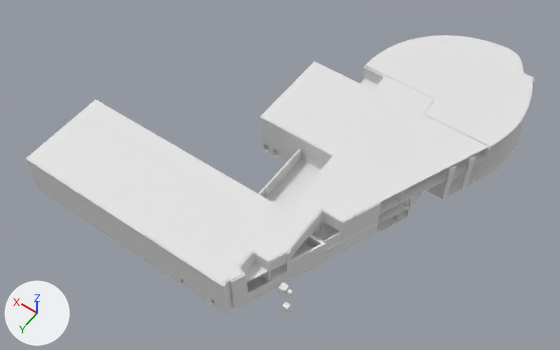
The Blender file INB Resources/Raw Assets/Blender/floor.blend, before and after one commit.
Camera for both pictures: a camera (50 mm lens) standing at (-72.0, 133.9, 159.1) and looking at (1.0, 31.7, -1.4). The lights are fixed; the arrows at lower left show +X, +Y and +Z.

The scene before the commit, as lines of its bpy script (objects in view):
```python
ob_door_single_frame = bpy.data.objects.new('door_single_frame', me_cube_013)
ob_door_single_frame.location = (-0.3, 0.0, 0.0)
ob_floor_0 = bpy.data.objects.new('FLOOR-0', me_cube)
ob_floor_0.location = (0.0, 0.0, 0.0)
ob_floor_0_walls = bpy.data.objects.new('FLOOR-0-WALLS', me_cube_002)
ob_floor_0_walls.location = (0.0, 0.0, 2.0)
ob_floor_1 = bpy.data.objects.new('FLOOR-1', me_cube_003)
ob_floor_1.location = (0.0, 0.0, 4.1)
ob_floor_1_walls = bpy.data.objects.new('FLOOR-1-WALLS', me_cube_004)
ob_floor_1_walls.location = (0.0, 0.0, 6.1)
ob_floor_2 = bpy.data.objects.new('FLOOR-2', me_cube_006)
ob_floor_2.location = (0.0, 0.0, 8.2)
ob_floor_2_walls = bpy.data.objects.new('FLOOR-2-WALLS', me_cube_005)
ob_floor_2_walls.location = (0.0, 0.0, 10.2)
ob_floor_3 = bpy.data.objects.new('FLOOR-3', me_cube_001)
ob_floor_3.location = (0.0, 0.0, 12.2)
```
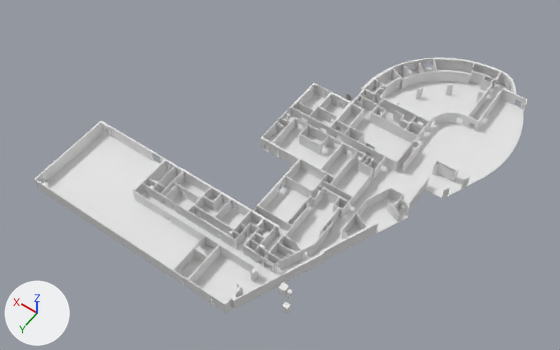
Boxes [x1, y1, x2, y2] around the edits, measured in the pictures (560 x 350 px):
'FLOOR-3', hidden
    before: [27, 35, 533, 284]
'FLOOR-2-WALLS', hidden
    before: [26, 61, 535, 296]
'FLOOR-1-WALLS', hidden
    before: [30, 72, 473, 305]
'FLOOR-1', hidden
    before: [266, 159, 410, 281]
'FLOOR-2', hidden
    before: [244, 79, 486, 283]
part 1 of me_cube_002, cut back
    after: [374, 78, 408, 104]
'FLOOR-0', unchanged, uncovered by the edit
    before: [181, 119, 523, 305]
    after: [43, 68, 524, 305]

What the commit changed:
me_cube_002 is used by ob_floor_0_walls; location (0.0, 0.0, 2.0).
me_cube_002 had 4139 vertices, 3803 faces and spanned x -41.8..48.3, y -31.8..72.3, z -2.2..1.9.
me_cube_002 now has 4131 vertices, 3800 faces and spans x -41.8..48.3, y -31.8..72.3, z -2.2..1.9.
me_cube_002 part 1: 4 vertices moved from x -7.2..-6.3, y -3.8..-3.6, z 0.2 to x -7.2..-6.3, y -3.8..-3.6, z -0.1; 10 vertices removed from x -10.3..-9.7, y -13.8..-12.9, z -2.1..0.2; 2 vertices added at x -10.1..-10.0, y -13.4, z -2.1.
Mesh me_cube_095 is new.
It is a box spanning x -1.1..0.04, y -0.03..0.03, z 0.0..2.17.
Object 'FLOOR-3' (ob_floor_3) is now hidden.
Object 'FLOOR-2' (ob_floor_2) is now hidden.
Object 'FLOOR-1' (ob_floor_1) is now hidden.
Object 'FLOOR-2-WALLS' (ob_floor_2_walls) is now hidden.
Object 'FLOOR-1-WALLS' (ob_floor_1_walls) is now hidden.
Object 'door_basic_frame' (ob_door_basic_frame) is new; it shows a copy of the mesh of ob_door_single_frame.
Its location is (-0.3, 0.0, 0.0).
Object 'door_basic_door' (ob_door_basic_door) is new; it shows me_cube_095.
Its location is (0.3, 0.0, 0.0).
